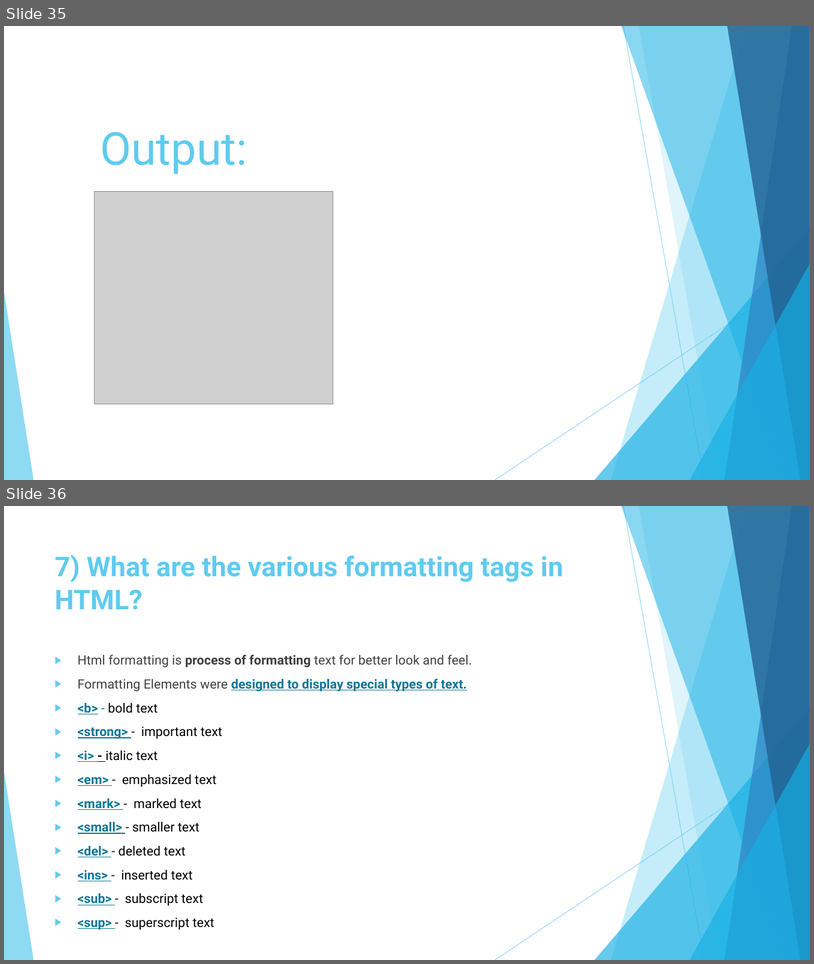
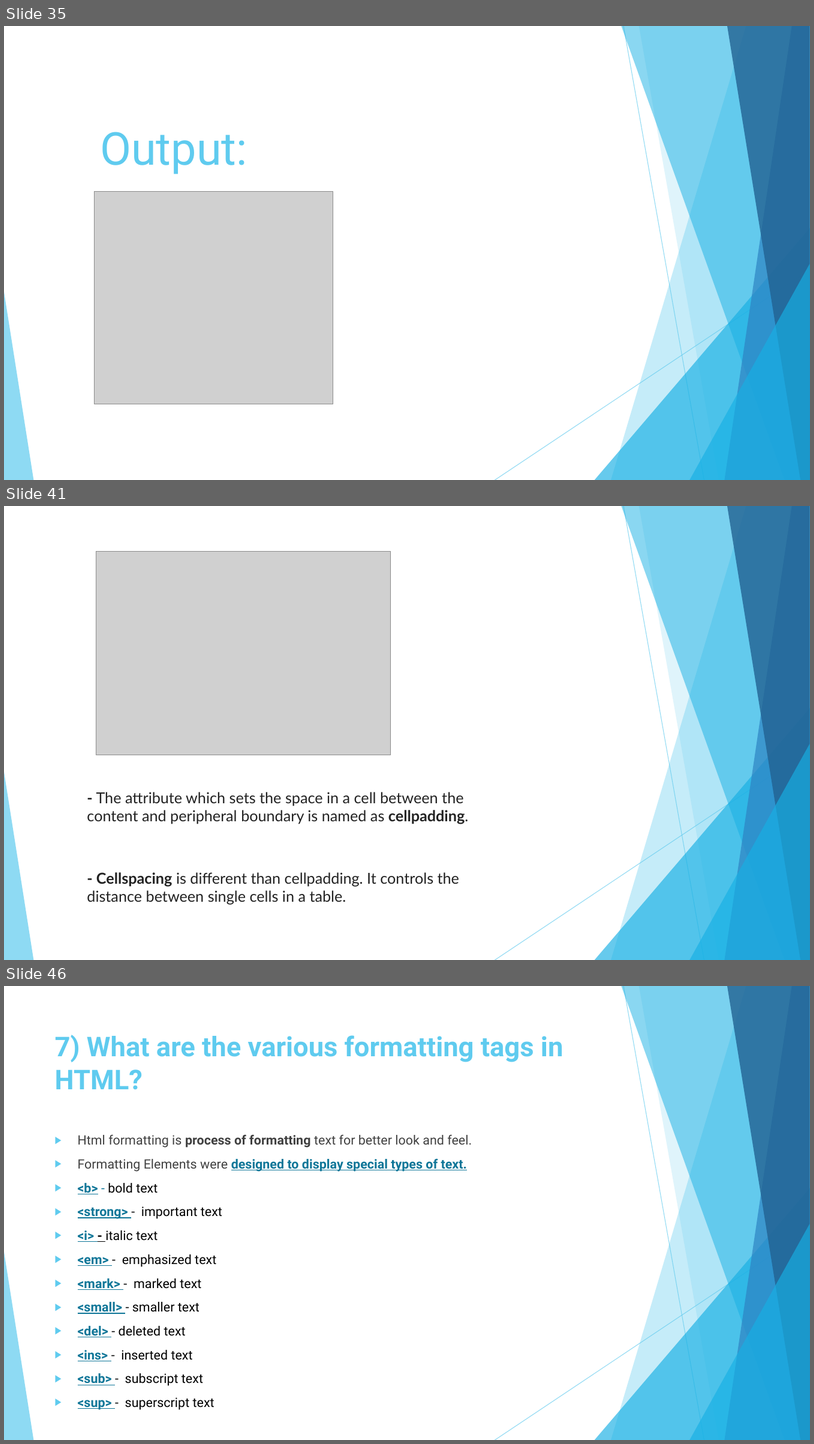
Before and after one commit to bhavikavasani/assignment_module1HTML, a slide deck: ASSIGNMENT.pptx. Shown one above the other, each under a label of ours: slides 35 and 36 before the commit, slides 35, 41 and 46 after it; the slides between them are not shown. The pictures are 814x964 and 814x1444 pixels, drawn with LibreOffice and Linux fonts; fonts in the diff are those of the drawing; grey boxes stand for pictures. Boxes give left, top, right and bottom in pixels: in the first picture for what was removed or moved away, otherwise in the second. Text is boxed around its words. In the diff, an @@ line names an element or a change of style, - is before the commit and + after.

```diff
--- a/ASSIGNMENT.pptx
+++ b/ASSIGNMENT.pptx
@@ slide 41 added at (x1=4, y1=506, x2=810, y2=960), background #FFFFFF; not listed: 10 template elements that a slide beside it also shows @@
@@ picture added at (x1=96, y1=552, x2=390, y2=754) @@
@@ text added at (x1=87, y1=792, x2=468, y2=824), 18 pt, text #222222 @@
+- The attribute which sets the space in a cell between the content and peripheral boundary is named as cellpadding.
@@ text added at (x1=87, y1=872, x2=459, y2=904), 18 pt, text #222222 @@
+- Cellspacing is different than cellpadding. It controls the distance between single cells in a table.
@@ what was slide 36 is now slide 46 @@
```
Also in this commit, not shown: 18 other slides added, 1 slide removed.
